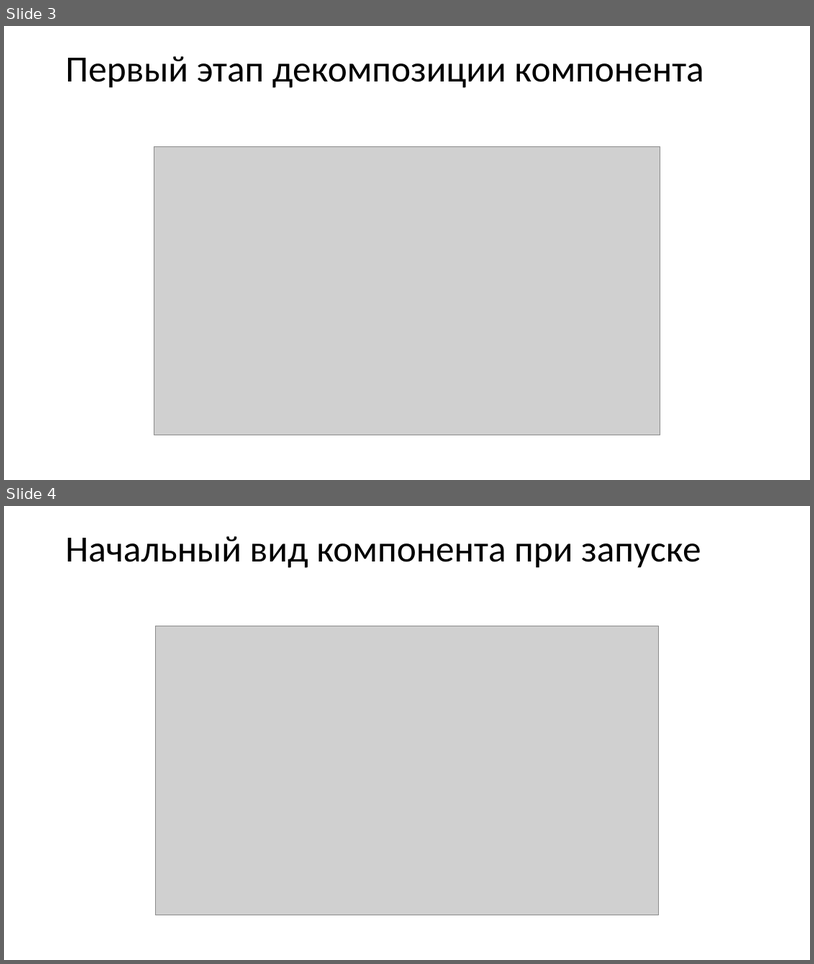
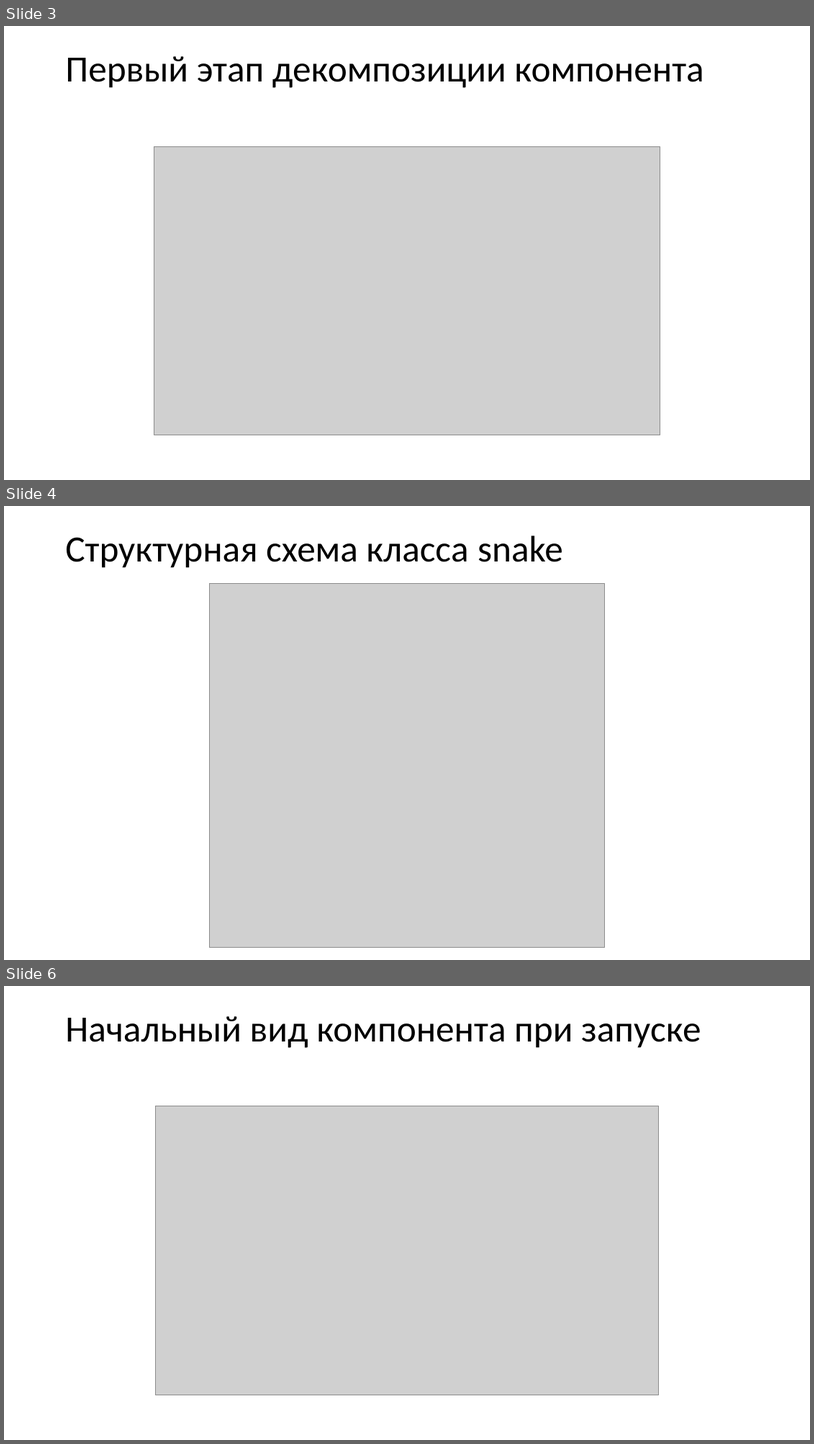
Before and after one commit to 1NiKuz1/snake, a slide deck: выступление/Презентация к курсовому проекту.pptx. Shown one above the other, each under a label of ours: slides 3 and 4 before the commit, slides 3, 4 and 6 after it; the slides between them are not shown. The pictures are 814x964 and 814x1444 pixels, drawn with LibreOffice and Linux fonts; fonts in the diff are those of the drawing; grey boxes stand for pictures. Boxes give left, top, right and bottom in pixels: in the first picture for what was removed or moved away, otherwise in the second. Text is boxed around its words. In the diff, an @@ line names an element or a change of style, - is before the commit and + after.

```diff
--- a/выступление/Презентация к курсовому проекту.pptx
+++ b/выступление/Презентация к курсовому проекту.pptx
@@ slide 4 added at (4,506,810,960), background #FFFFFF @@
@@ title added at (65,536,563,568), 44 pt, text #000000 @@
+Структурная схема класса snake
@@ picture added at (210,584,605,947) @@
@@ what was slide 4 is now slide 6 @@
```
Also in this commit, not shown: 1 slide changed, 3 other slides added, 3 slides removed, 3 other files.
